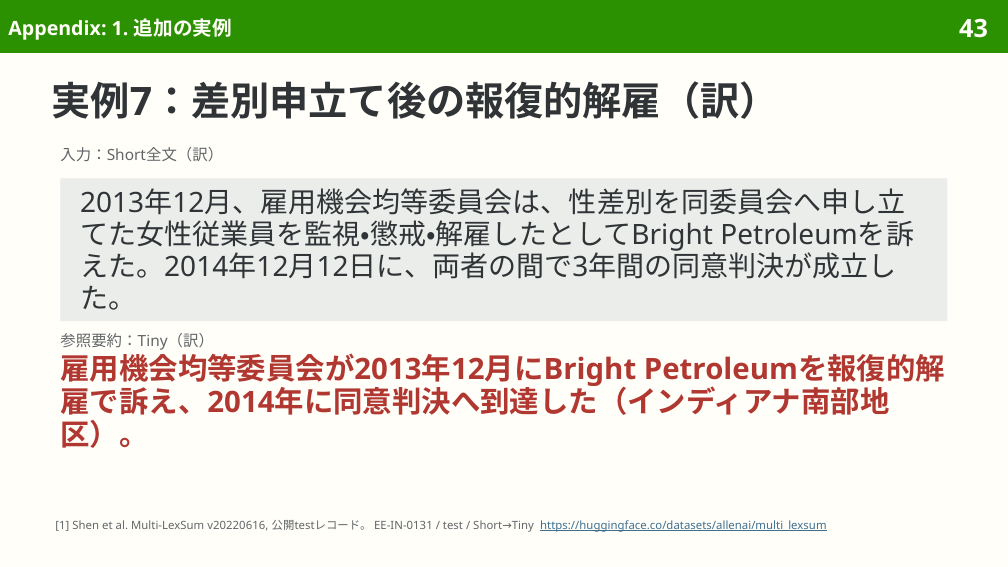
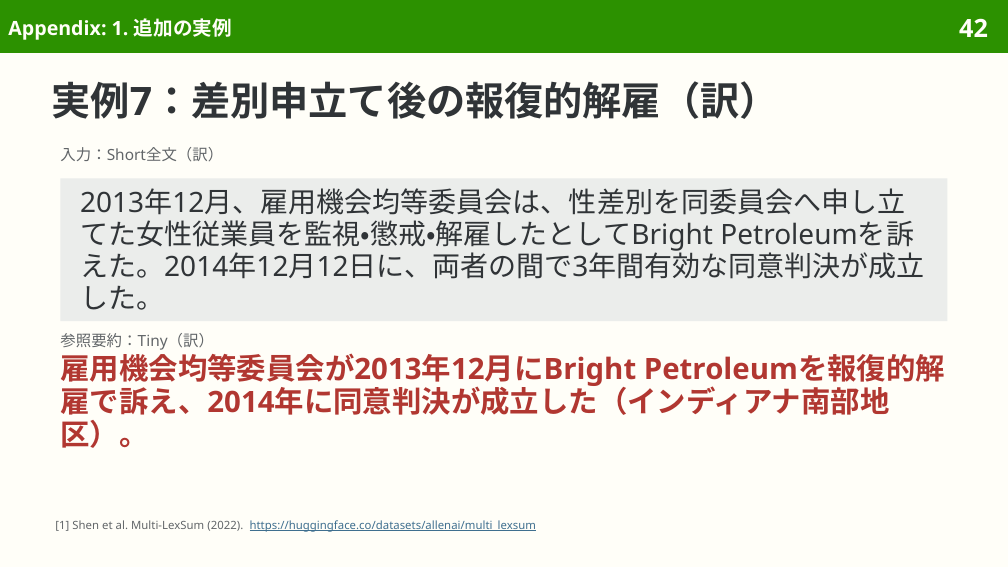
Before and after one commit to sasakiy84/datasets-in-10-minutes, a slide deck: slide 42 of slides/datasets-in-10-minutes-multilexsum.pptx (slide 43 before the commit). Drawn at 1008x567 pixels with LibreOffice and Linux fonts; fonts in the diff are those of the drawing. Boxes give left, top, right and bottom in pixels: in the first picture for what was removed or moved away, otherwise in the second. Text is boxed around its words. In the diff, an @@ line names an element or a change of style, - is before the commit and + after.

Commit message:
Center Multi-LexSum on expert civil-rights lawsuit summaries

```diff
--- a/slides/datasets-in-10-minutes-multilexsum.pptx
+++ b/slides/datasets-in-10-minutes-multilexsum.pptx
@@ page number at <box>959,18,988,37</box>: text changed @@
-43
+42
@@ text in rectangle at <box>80,188,925,310</box>: text changed @@
-2013年12月、雇用機会均等委員会は、性差別を同委員会へ申し立てた女性従業員を監視・懲戒・解雇したとしてBright Petroleumを訴えた。2014年12月12日に、両者の間で3年間の同意判決が成立した。
+2013年12月、雇用機会均等委員会は、性差別を同委員会へ申し立てた女性従業員を監視・懲戒・解雇したとしてBright Petroleumを訴えた。2014年12月12日に、両者の間で3年間有効な同意判決が成立した。
@@ text at <box>60,349,889,448</box>: text changed @@
-雇用機会均等委員会が2013年12月にBright Petroleumを報復的解雇で訴え、2014年に同意判決へ到達した（インディアナ南部地区）。
+雇用機会均等委員会が2013年12月にBright Petroleumを報復的解雇で訴え、2014年に同意判決が成立した（インディアナ南部地区）。
@@ text at <box>55,520,536,532</box>: text changed; text colour #626669 to #3F6F8F @@
-[1] Shen et al. Multi-LexSum v20220616, 公開testレコード。 EE-IN-0131 / test / Short→Tiny https://huggingface.co/datasets/allenai/multi_lexsum
+[1] Shen et al. Multi-LexSum (2022). https://huggingface.co/datasets/allenai/multi_lexsum
```
Also in this commit, not shown: 44 other slides changed, 6 slides removed, 38 other files.
